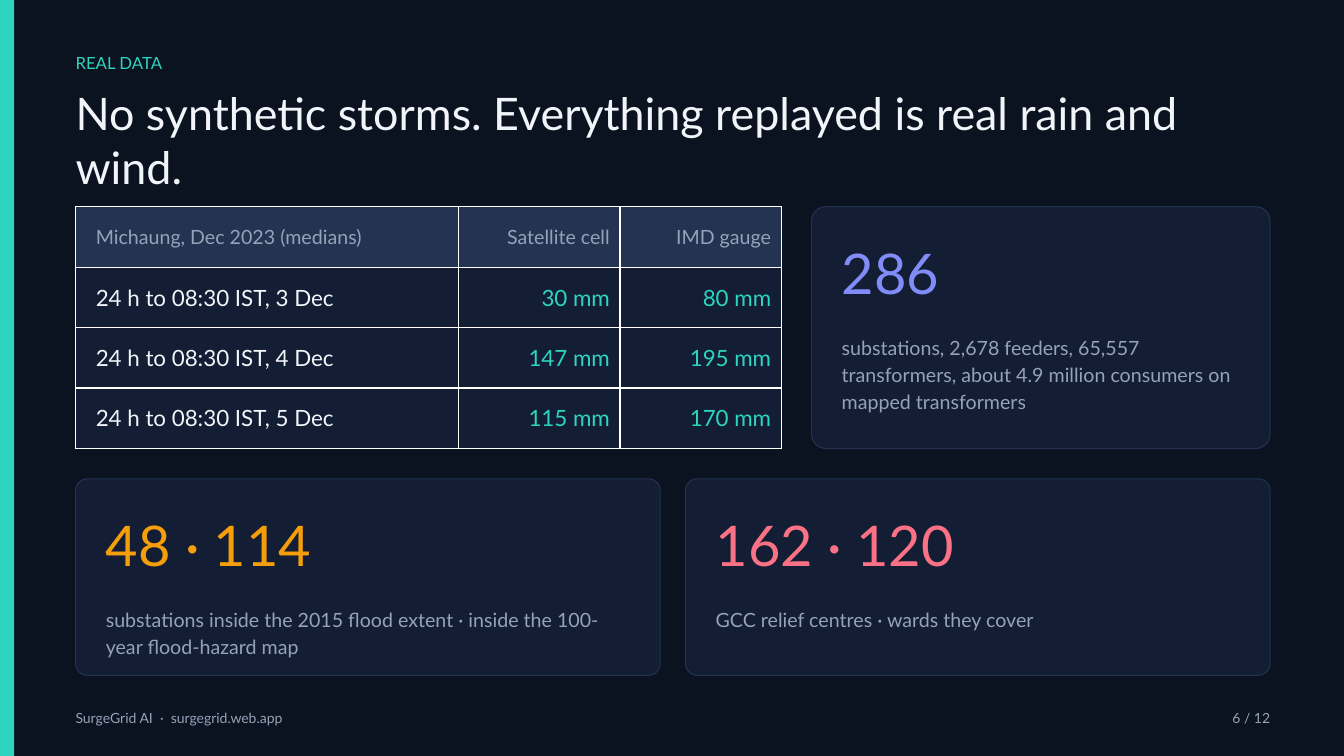
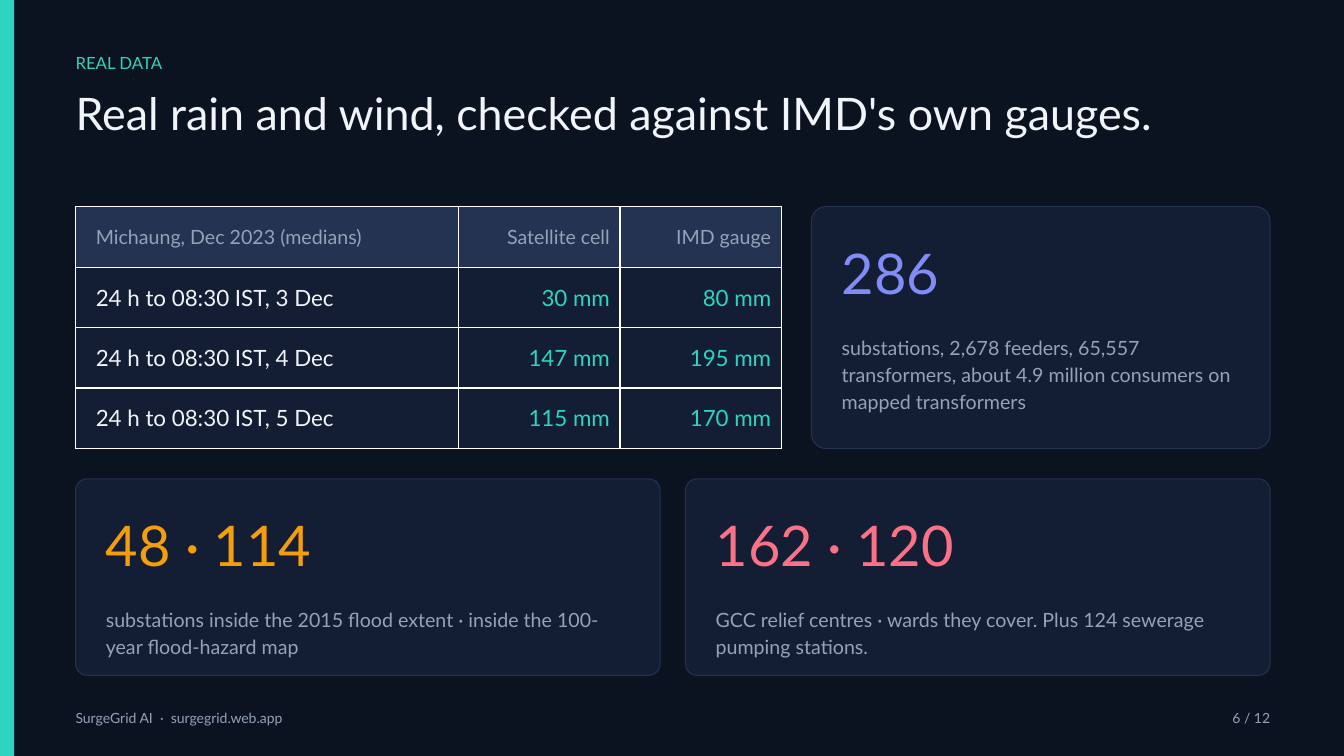
Before and after one commit to rsiva2294/surgegrid-ai, a slide deck: slide 6 of docs/SurgeGrid_AI_Deck.pptx. Drawn at 1344x756 pixels with LibreOffice and Linux fonts; fonts in the diff are those of the drawing. Boxes give left, top, right and bottom in pixels: in the first picture for what was removed or moved away, otherwise in the second. Text is boxed around its words. In the diff, an @@ line names an element or a change of style, - is before the commit and + after.

```diff
--- a/docs/SurgeGrid_AI_Deck.pptx
+++ b/docs/SurgeGrid_AI_Deck.pptx
@@ text at [76, 97, 1152, 138]: text changed @@
-No synthetic storms. Everything replayed is real rain and wind.
+Real rain and wind, checked against IMD's own gauges.
@@ text at [716, 612, 1204, 658]: text changed @@
-GCC relief centres · wards they cover
+GCC relief centres · wards they cover. Plus 124 sewerage pumping stations.
```
Also in this commit, not shown: 9 other slides changed, 1 other file.
